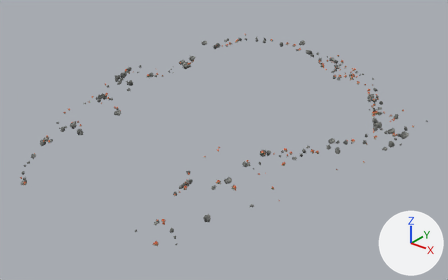
The glTF model public/models/rocksmushrooms.glb, before and after one commit.
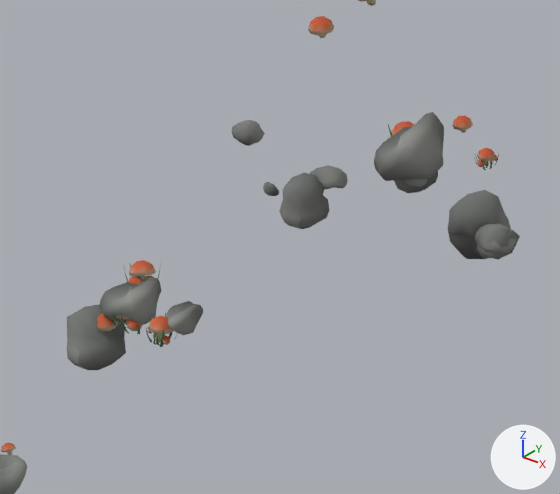
The first picture shows the older version from a 50 mm lens placed at (29.0, -39.7, 16.9), pointed at (0.0, -3.5, -5.6). The close-ups show the older and then the newer version on the part from 8% to 20% of the width and 39% to 56% of the height of that picture. Only the edits that show in the close-ups are written down. Lighting does not change. The marker at lower right points along +X, +Y and +Z.

Script lines for the objects in view, before the commit:
```python
ob_mushroom_002___copy_006 = bpy.data.objects.new('Mushroom.002 - copy.006', me_icosphere_002)
ob_mushroom_002___copy_006.location = (-7.105, -15.634, -3.245)
ob_mushroom_002___copy_006.rotation_euler = (0.206, 0.0368, 0.786)  # degrees (12, 2.1, 45)
ob_mushroom_002___copy_006.scale = (0.749, 0.749, 0.749)
ob_mushroom_002___copy_013 = bpy.data.objects.new('Mushroom.002 - copy.013', me_icosphere_002)
ob_mushroom_002___copy_013.location = (-6.516, -13.509, -2.482)
ob_mushroom_002___copy_013.rotation_euler = (-0.172, 0.0351, 1.58)  # degrees (-10, 2, 91)
ob_mushroom_002___copy_013.scale = (0.756, 0.756, 0.756)
ob_mushroom_002___copy_018 = bpy.data.objects.new('Mushroom.002 - copy.018', me_icosphere_002)
ob_mushroom_002___copy_018.location = (-6.501, -15.813, -3.124)
ob_mushroom_002___copy_018.rotation_euler = (-0.0551, -0.229, -2.293)  # degrees (-3.2, -13, -131)
ob_mushroom_002___copy_018.scale = (0.644, 0.644, 0.644)
ob_mushroom_002___copy_033 = bpy.data.objects.new('Mushroom.002 - copy.033', me_icosphere_002)
ob_mushroom_002___copy_033.location = (-7.213, -15.401, -3.076)
ob_mushroom_002___copy_033.rotation_euler = (-0.0693, -0.183, -0.462)  # degrees (-4, -10, -26)
ob_mushroom_002___copy_033.scale = (0.674, 0.674, 0.674)
ob_rock_003___copy_028 = bpy.data.objects.new('rock.003 - copy.028', me_rock_003)
ob_rock_003___copy_028.location = (-7.119, -15.622, -3.241)
ob_rock_003___copy_028.rotation_euler = (0.0639, -0.216, -2.075)  # degrees (3.7, -12, -119)
ob_rock_003___copy_028.scale = (0.721, 0.721, 0.721)
ob_rock_003___copy_048 = bpy.data.objects.new('rock.003 - copy.048', me_rock_003)
ob_rock_003___copy_048.location = (-6.262, -13.653, -2.568)
ob_rock_003___copy_048.rotation_euler = (0.198, 0.0995, -2.077)  # degrees (11, 5.7, -119)
ob_rock_003___copy_048.scale = (0.939, 0.939, 0.939)
ob_rock_004___copy_021 = bpy.data.objects.new('rock.004 - copy.021', me_rock_004)
ob_rock_004___copy_021.location = (-8.186, -13.681, -2.74)
ob_rock_004___copy_021.rotation_euler = (-0.186, 0.127, -1.793)  # degrees (-11, 7.3, -103)
ob_rock_004___copy_021.scale = (0.708, 0.708, 0.708)
ob_rock_006___copy_042 = bpy.data.objects.new('rock.006 - copy.042', me_rock_006)
ob_rock_006___copy_042.location = (-6.382, -13.592, -2.536)
ob_rock_006___copy_042.rotation_euler = (-0.0979, 0.182, 2.807)  # degrees (-5.6, 10, 161)
ob_rock_006___copy_042.scale = (0.761, 0.761, 0.761)
# also in view: 'rock.006 - copy.053' at (-5.4, -13.8, -2.7); 'rock.004 - copy.031' at (-6.8, -14.0, -2.6); 'rock.003 - copy.055' at (-7.1, -16.8, -4.0); 'rock.004 - copy.020' at (-5.2, -13.8, -2.7); 'rock.003 - copy.036' at (-6.4, -15.7, -3.0)
```
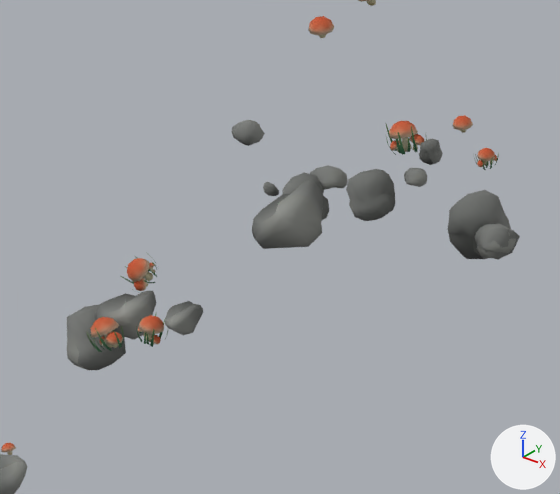
What differs and where, as boxes (x1, y1, x2, y2) in the close-ups (560 x 494 px):
'rock.003 - copy.048', moved: before (374, 112, 444, 181); after (252, 179, 323, 249)
'rock.003 - copy.028', moved: before (100, 278, 161, 325); after (95, 291, 157, 340)
'rock.006 - copy.042', moved: before (394, 171, 438, 193); after (346, 169, 395, 221)
'Mushroom.002 - copy.006', moved, turned: before (111, 312, 142, 335); after (86, 317, 124, 352)
'Mushroom.002 - copy.013', moved (mostly hidden before): before (388, 121, 415, 139); after (385, 121, 427, 155)
'Mushroom.002 - copy.018', moved: before (146, 313, 177, 347); after (136, 314, 168, 347)
'Mushroom.002 - copy.033', moved, turned: before (124, 260, 160, 285); after (121, 252, 159, 293)
'rock.006 - copy.013', unchanged, covered by the edit: before (279, 172, 329, 229); after (282, 172, 329, 220)

Edits to the bpy script that builds the scene:
```text
Change ob_mushroom_002___copy_006:
    ob_mushroom_002___copy_006.location: (-7.105, -15.634, -3.245) -> (-6.934, -15.906, -3.263)
    ob_mushroom_002___copy_006.rotation_euler: (0.206, 0.0368, 0.786) -> (-0.167, -0.319, 0.84)  # degrees (12, 2.1, 45) -> degrees (-9.6, -18, 48)
Change ob_mushroom_002___copy_013:
    ob_mushroom_002___copy_013.location: (-6.516, -13.509, -2.482) -> (-6.542, -13.508, -2.483)
Change ob_mushroom_002___copy_018:
    ob_mushroom_002___copy_018.location: (-6.501, -15.813, -3.124) -> (-6.624, -15.807, -3.16)
Change ob_mushroom_002___copy_033:
    ob_mushroom_002___copy_033.location: (-7.213, -15.401, -3.076) -> (-7.214, -15.33, -3.027)
    ob_mushroom_002___copy_033.rotation_euler: (-0.0693, -0.183, -0.462) -> (0.706, 0.218, -0.447)  # degrees (-4, -10, -26) -> degrees (40, 12, -26)
Change ob_rock_003___copy_028:
    ob_rock_003___copy_028.location: (-7.119, -15.622, -3.241) -> (-7.119, -15.677, -3.32)
Change ob_rock_003___copy_048:
    ob_rock_003___copy_048.location: (-6.262, -13.653, -2.568) -> (-6.245, -14.767, -2.695)
Change ob_rock_006___copy_042:
    ob_rock_006___copy_042.location: (-6.382, -13.592, -2.536) -> (-6.374, -13.995, -2.609)
```
